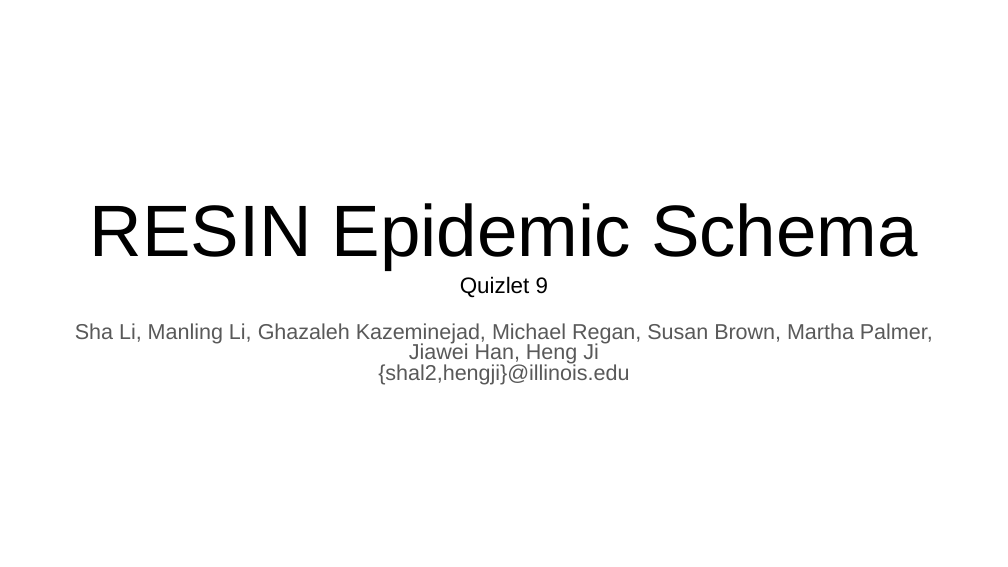
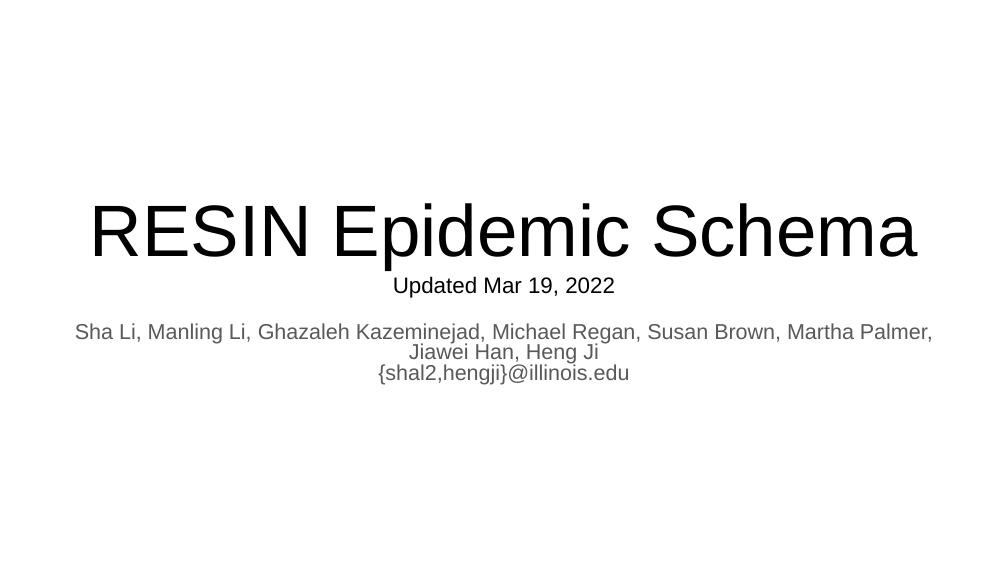
Before and after one commit to RESIN-KAIROS/schemalib, a slide deck: slide 1 of hrf/disease_outbreak.pptx. Drawn at 1008x567 pixels with LibreOffice and Linux fonts; fonts in the diff are those of the drawing. Boxes give left, top, right and bottom in pixels: in the first picture for what was removed or moved away, otherwise in the second. Text is boxed around its words. In the diff, an @@ line names an element or a change of style, - is before the commit and + after.

```diff
--- a/hrf/disease_outbreak.pptx
+++ b/hrf/disease_outbreak.pptx
@@ title at (x1=90, y1=203, x2=918, y2=298): text changed @@
-RESIN Epidemic Schema
-Quizlet 9
+RESIN Epidemic Schema
+Updated Mar 19, 2022
```
Also in this commit, not shown: 7 other slides changed, 2 slides added, 5 other files.
